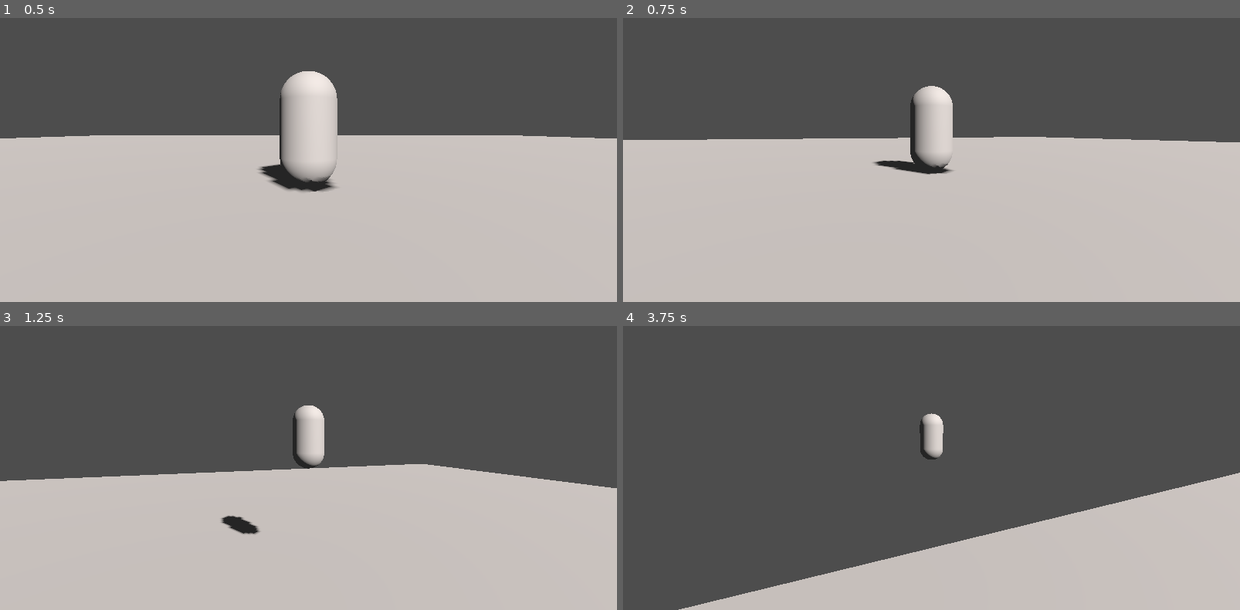
Above: before the commit, frames 1-4 (two rows, left to right).
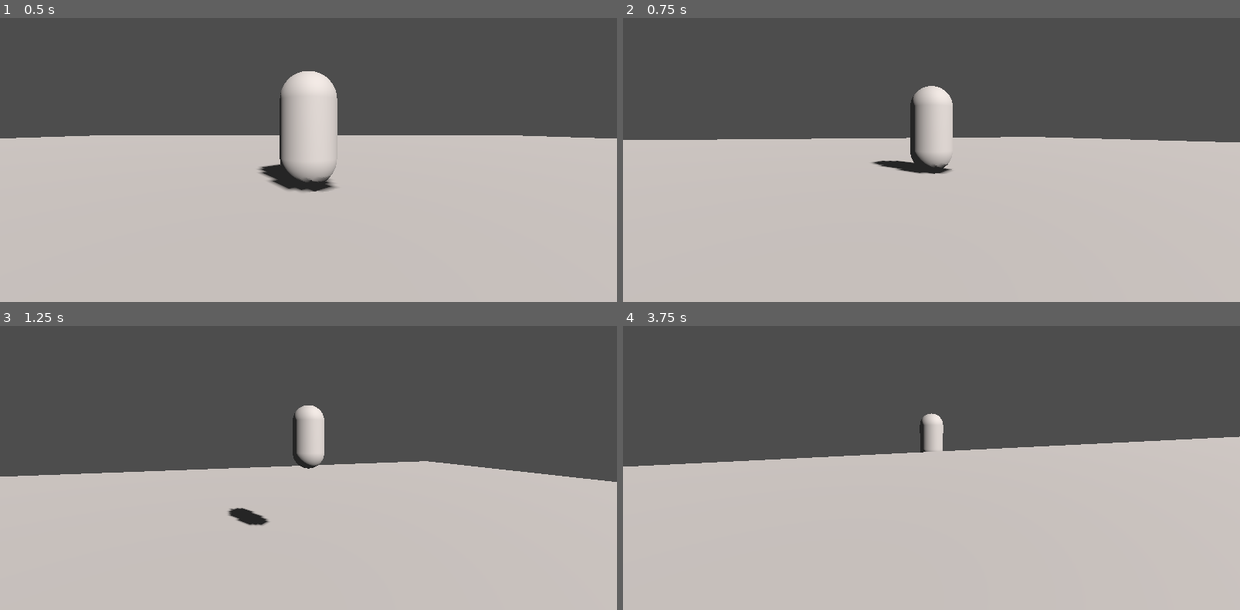
Above: after the commit, the same moments.

Repository: Into-The-Maze/arkanyx-nv
Game: Godot game, scene res://Scenes/world.tscn
Same seed, same stepped clock (60 frames per second), same inputs: the game is played once before the commit and once after it.
Inputs (mouse positions are in pixels of both pictures, inside the frame that each line leads up to):
- Up to frame 1 (0.5 s): no input
- Up to frame 2 (0.75 s): move the mouse to (962, 128) at 0.52 s; hold W (move_forward) from 0.53 s (still down); hold Shift (sprint, bound only after the commit) from 0.53 s (still down)
- Up to frame 3 (1.25 s): keep holding W (move_forward); keep holding Shift (sprint, bound only after the commit); tap Space (jump) at 0.77, 0.8, 1.07 s
- Up to frame 4 (3.75 s): keep holding W (move_forward); move the mouse to (900, 436) at 1.27 s; release Shift (sprint, bound only after the commit) at 1.28 s; tap Space (jump) at 1.35, 1.52, 1.82, 2.3, 3.02, 3.32 s; tap Shift (sprint, bound only after the commit) at 1.55, 2.85 s; move the mouse to (943, 431) at 2.02 s; hold Shift (sprint, bound only after the commit) 2.03-2.78 s; move the mouse to (925, 442) at 2.77 s; move the mouse to (974, 439) at 3.52 s; hold Space (jump) from 3.53 s (still down)

Frame 1 is identical in both runs. In frame 2, less than 0.1% of the frame differs, in the area x 13-97%, y 41-56%; in frame 3, 1.8%; in frame 4, 34%, in the area x 0-100%, y 38-100%.

Commit message:
sprinting

Diff:
--- a/Scripts/Player/movement.gd
+++ b/Scripts/Player/movement.gd
@@ -1,10 +1,11 @@
 extends CharacterBody3D
 
-@export var max_speed: float = 6.0
-@export var acceleration: float = 30.0
+@export var max_speed: float = 4.0
+@export var sprint_speed_multiplier: float = 1.75
+@export var acceleration: float = 40.0
 @export var gravity: float = 20
-@export var max_jump_height: float = 3.0
-@export var jump_charge_max_time: float = 0.5
+@export var max_jump_height: float = 5.0
+@export var jump_charge_max_time: float = 0.8
 @export var jump_deadzone: float = 0.15
 @export var air_strafe_reduction_multiplier: float = 3
 
@@ -13,6 +14,7 @@
 
 var jump_charge_timer: float = 0.0
 var is_jumping: bool = false
+var is_sprinting: bool = false
 
 func _ready() -> void:
 	pass
@@ -24,6 +26,10 @@
 func _physics_process(delta: float) -> void:
 
 	# MOVING
+	var adjusted_max_speed = max_speed
+	if Input.is_action_pressed("sprint"):
+		adjusted_max_speed = max_speed * sprint_speed_multiplier
+
 	var input_vector: Vector3 = Vector3.ZERO
 	if Input.is_action_pressed("move_forward"):
 		input_vector.z -= 1
@@ -39,7 +45,7 @@
 	var current_velocity: Vector3 = velocity
 
 	var horizontal_velocity = Vector3(current_velocity.x, 0, current_velocity.z)
-	var target_horizontal_velocity = direction * max_speed
+	var target_horizontal_velocity = direction * adjusted_max_speed
 	var adjusted_acceleration = acceleration
 	if not is_on_floor():
 		adjusted_acceleration /= air_strafe_reduction_multiplier
@@ -61,10 +67,10 @@
 		if Input.is_action_pressed("jump"):
 			jump_charge_timer = min(jump_charge_timer + delta, jump_charge_max_time + jump_deadzone)
 		elif Input.is_action_just_released("jump"):
-			var multiplier = 0.5
-			var adjusted_jump_timer = jump_charge_timer - jump_deadzone
-			if adjusted_jump_timer > 0:
-				multiplier += pow((adjusted_jump_timer / jump_charge_max_time - jump_deadzone), 2) * 0.5
+			var multiplier = 0.25
+			var adjusted_jump_charge_timer = jump_charge_timer - jump_deadzone
+			if adjusted_jump_charge_timer > 0:
+				multiplier += pow((adjusted_jump_charge_timer / jump_charge_max_time - jump_deadzone), 2) * 0.75
 			var jump_speed = sqrt(2 * gravity * (max_jump_height * multiplier))
 			current_velocity.y = jump_speed
 			is_jumping = true
--- a/project.godot
+++ b/project.godot
@@ -42,3 +42,8 @@
 "events": [Object(InputEventKey,"resource_local_to_scene":false,"resource_name":"","device":-1,"window_id":0,"alt_press …(191 unchanged characters)…
 ]
 }
+sprint={
+"deadzone": 0.5,
+"events": [Object(InputEventKey,"resource_local_to_scene":false,"resource_name":"","device":-1,"window_id":0,"alt_pressed":false,"shift_pressed":false,"ctrl_pressed":false,"meta_pressed":false,"pressed":false,"keycode":0,"physical_keycode":4194325,"key_label":0,"unicode":0,"location":0,"echo":false,"script":null)
+]
+}
